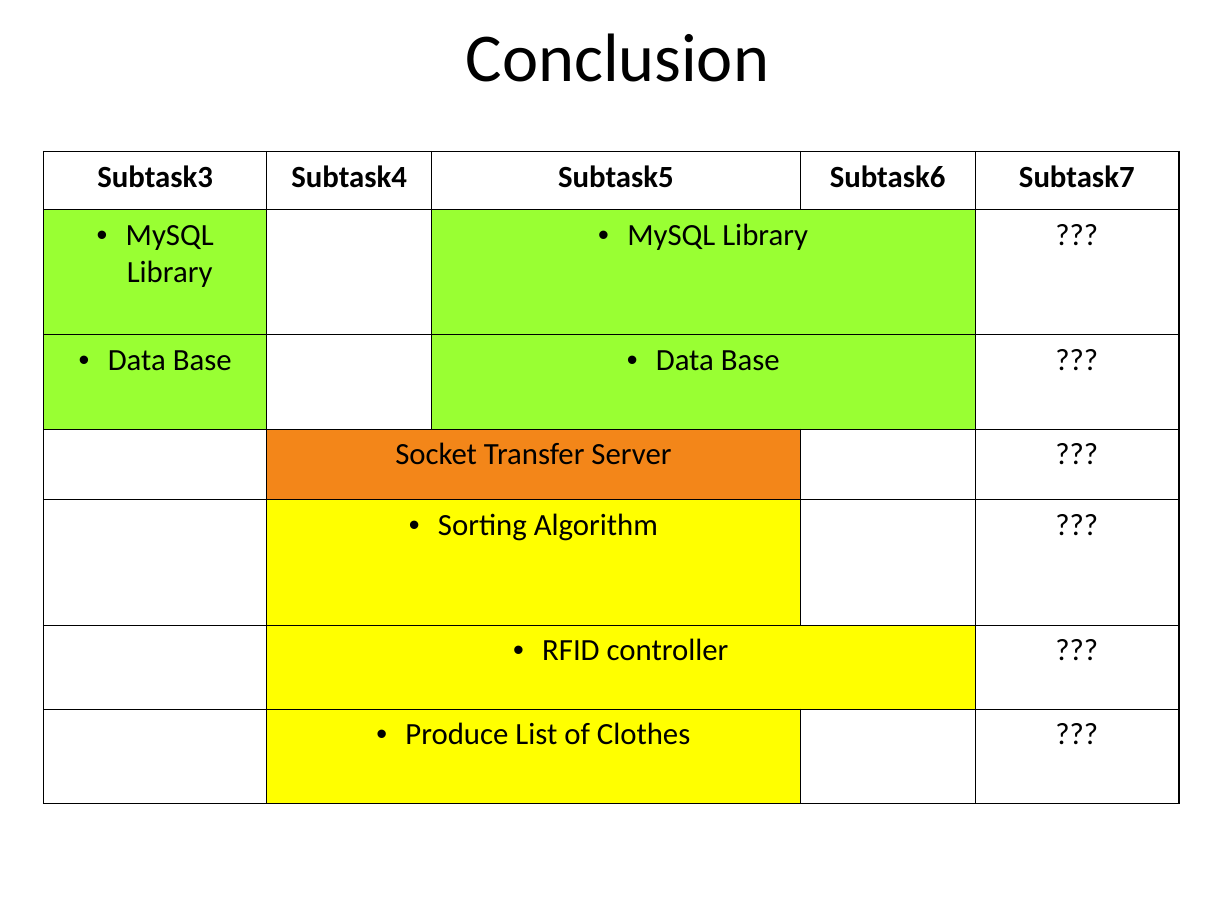
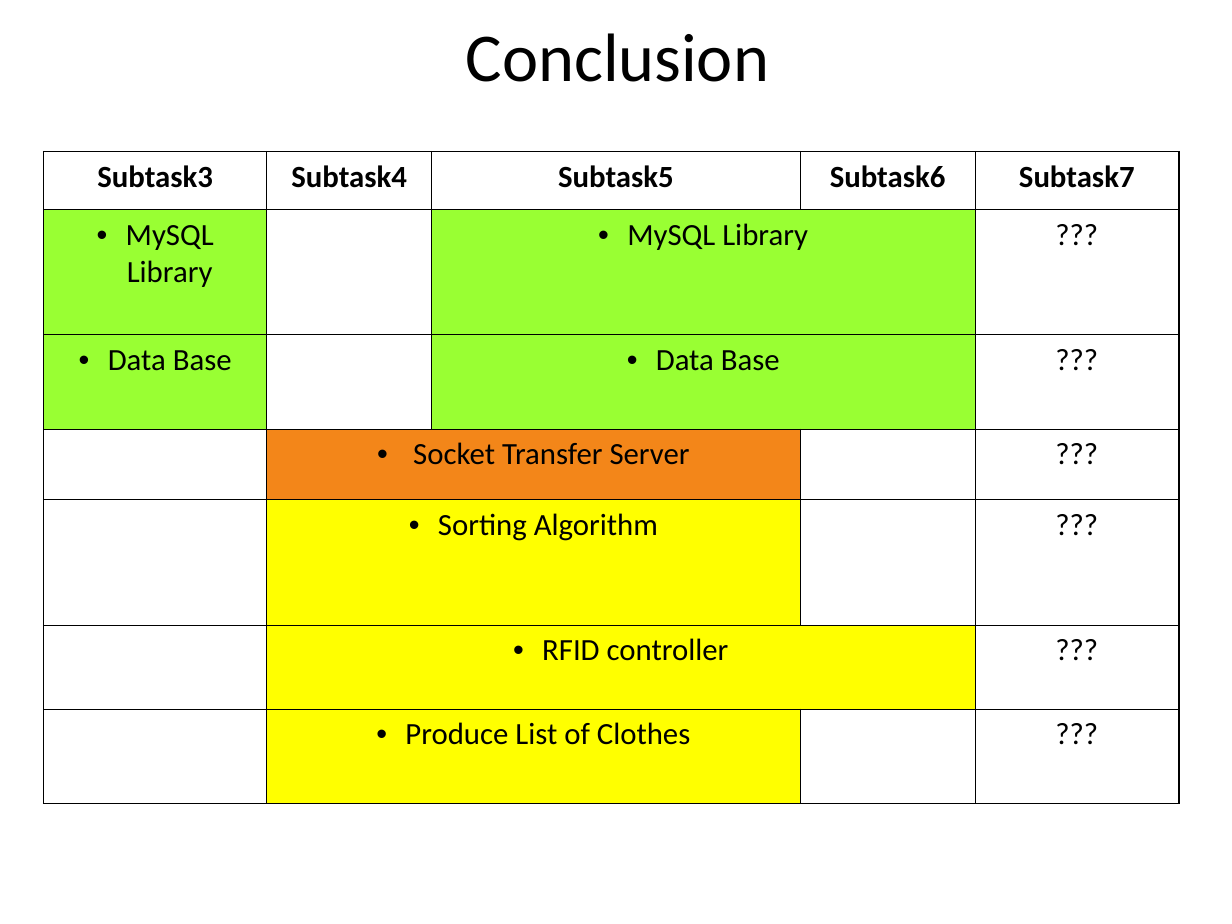
Before and after one commit to isurup/kalle-martin-group, a slide deck: slide 7 of RSD1/presentation/ExamRobertas.ppt (slide 10 before the commit). Drawn at 1232x924 pixels with LibreOffice and Linux fonts; fonts in the diff are those of the drawing. Boxes give left, top, right and bottom in pixels: in the first picture for what was removed or moved away, otherwise in the second. Text is boxed around its words. In the diff, an @@ line names an element or a change of style, - is before the commit and + after.

```diff
--- a/RSD1/presentation/ExamRobertas.ppt
+++ b/RSD1/presentation/ExamRobertas.ppt
@@ table at (43, 152, 1178, 772) @@
@@ bullet none to • @@
```
Also in this commit, not shown: 2 other slides changed, 1 slide added, 4 slides removed.
